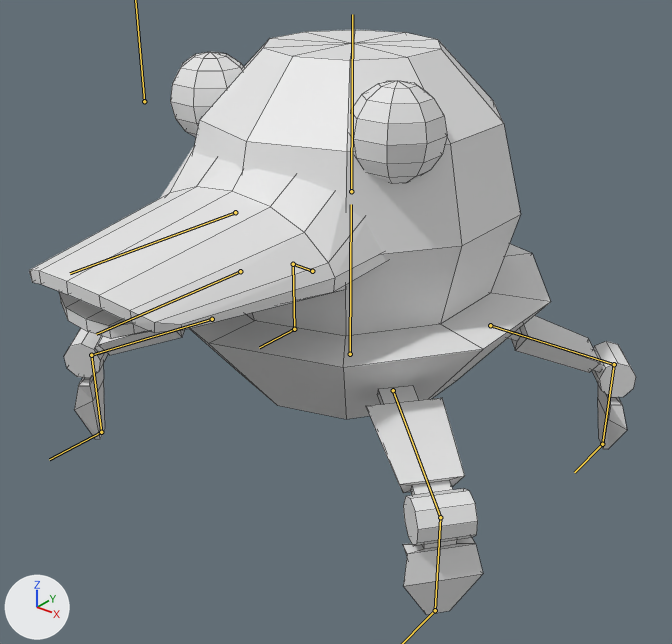
Renders of the Blender file Assets/Resources/Models/BossBody.blend from each side of a commit.
Before and after are seen from a camera (50 mm lens) standing at (12.92, -16.74, 13.72) and looking at (0.74, -1.52, 4.28). Lighting does not change. The marker at lower left points along +X, +Y and +Z. The bones that bend it are drawn over the model as lines. Mesh edges are drawn as thin lines.
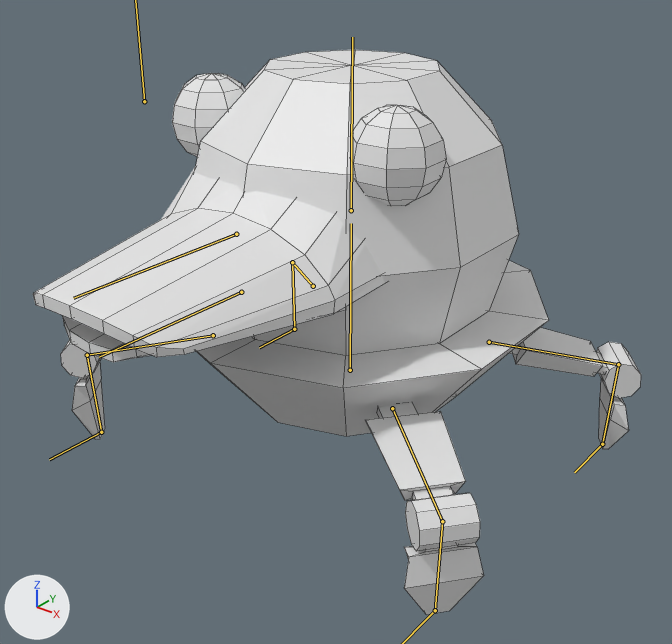
The newer file adds an action. The first version stands in its rest pose; the second is drawn at frame 8 of the action 'BossBody_Idle'.

Boxes (x1, y1, x2, y2) around the edits, measured in the pictures (672 x 644 px):
'Mesh', posed
    before: (29, 30, 636, 615)
    after: (33, 50, 641, 615)
bone 'Body', root to tip
    before: (350, 354) to (351, 204)
    after: (350, 370) to (351, 223)

The change in detail:
Bone 'Body' (bone_body) moves from (0.0, 0.0, 0.0) to (0.0, -0.117, 0.0).
